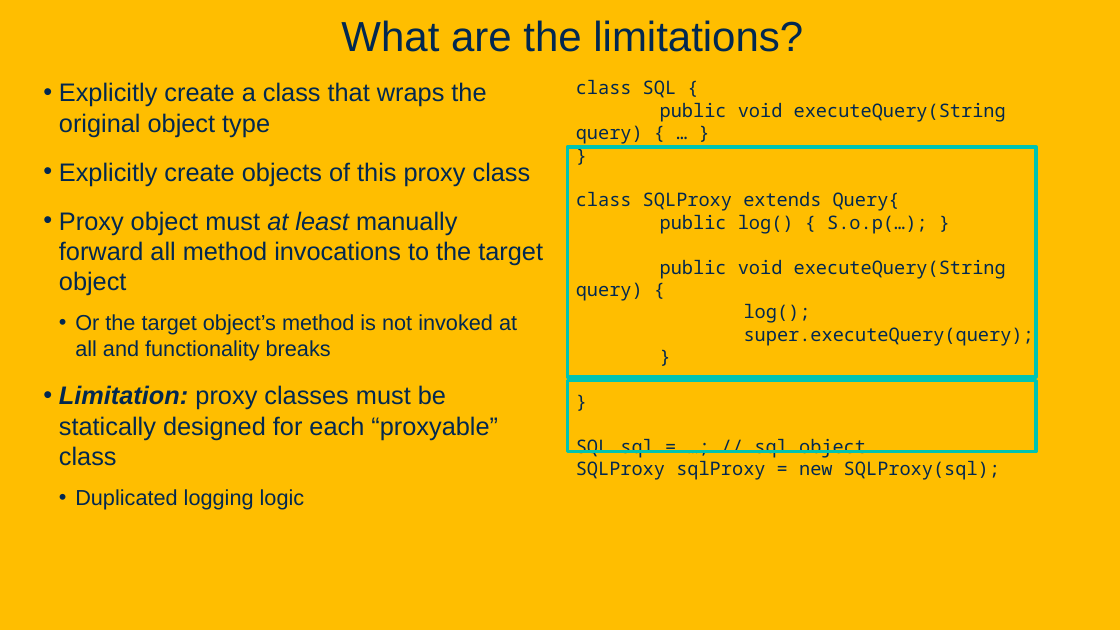
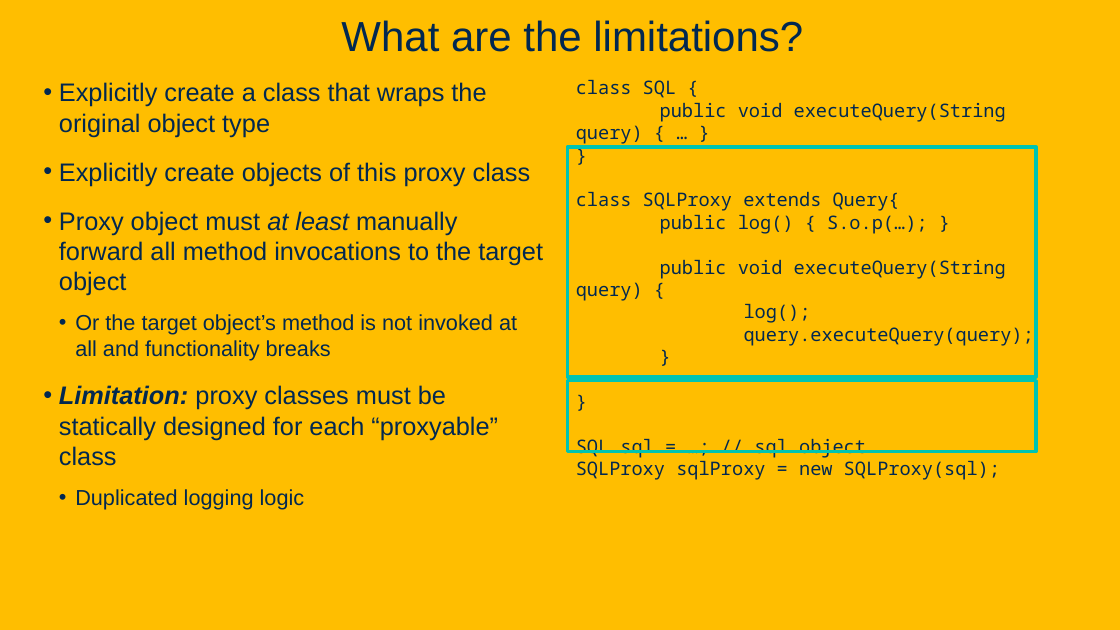
Before and after one commit to davsec-teaching/ecs160-f25, a slide deck: slide 89 of slides/5_annotations_and_reflection.pptx (slide 88 before the commit). Drawn at 1120x630 pixels with LibreOffice and Linux fonts; fonts in the diff are those of the drawing; background and template pictures are left out. Boxes give left, top, right and bottom in pixels: in the first picture for what was removed or moved away, otherwise in the second. Text is boxed around its words. In the diff, an @@ line names an element or a change of style, - is before the commit and + after.

```diff
--- a/slides/5_annotations_and_reflection.pptx
+++ b/slides/5_annotations_and_reflection.pptx
@@ text at (744, 327, 1034, 346): text changed @@
-super.executeQuery(query);
+query.executeQuery(query);
```
Also in this commit, not shown: 10 other slides changed, 5 slides added.
